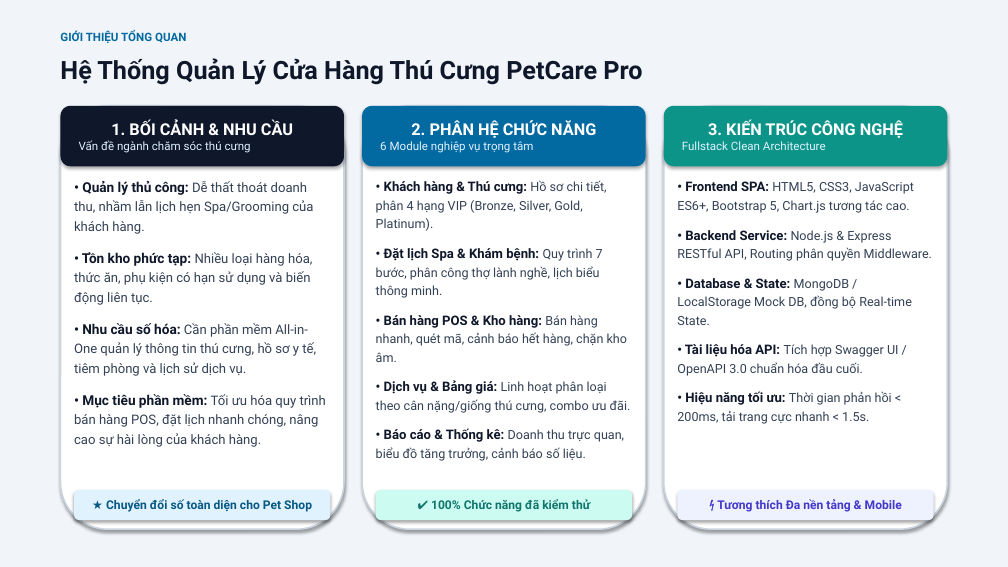
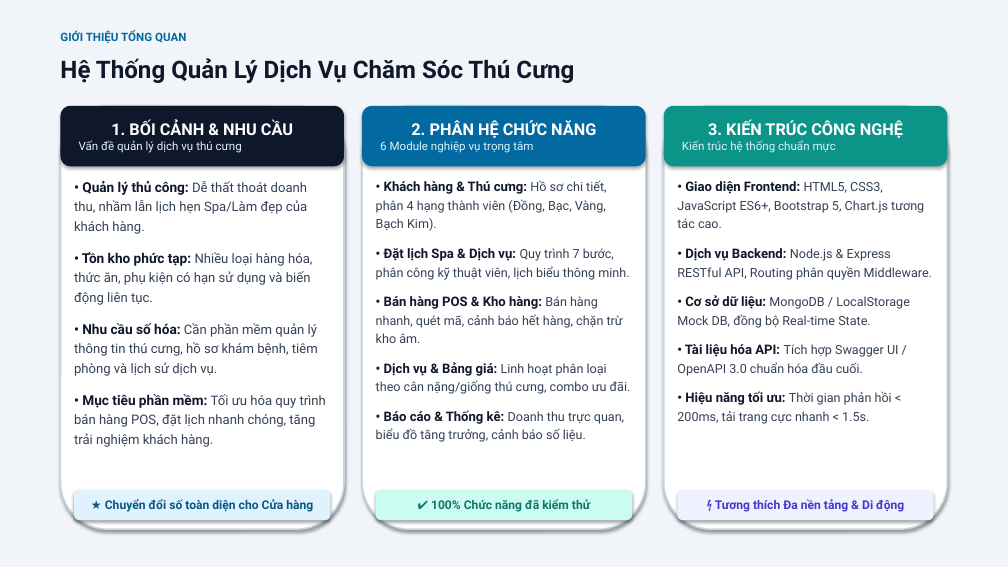
Before and after one commit to xuanmanh398/KiemThuPhanMem, a slide deck: slide 2 of BaoCao/Slide_BaoCao_DeTai4_Nhom9.pptx. Drawn at 1008x567 pixels with LibreOffice and Linux fonts; fonts in the diff are those of the drawing. Boxes give left, top, right and bottom in pixels: in the first picture for what was removed or moved away, otherwise in the second. Text is boxed around its words. In the diff, an @@ line names an element or a change of style, - is before the commit and + after.

```diff
--- a/BaoCao/Slide_BaoCao_DeTai4_Nhom9.pptx
+++ b/BaoCao/Slide_BaoCao_DeTai4_Nhom9.pptx
@@ text at <box>60,58,574,83</box>: text changed; size 24 to 23 pt @@
-Hệ Thống Quản Lý Cửa Hàng Thú Cưng PetCare Pro
+Hệ Thống Quản Lý Dịch Vụ Chăm Sóc Thú Cưng
@@ text in rounded rectangle at <box>79,140,242,153</box>: text changed @@
-Vấn đề ngành chăm sóc thú cưng
+Vấn đề quản lý dịch vụ thú cưng
@@ text in rounded rectangle at <box>682,140,836,153</box>: text changed @@
-Fullstack Clean Architecture
+Kiến trúc hệ thống chuẩn mực
@@ text at <box>74,181,307,234</box>: text changed @@
-• Quản lý thủ công: Dễ thất thoát doanh thu, nhầm lẫn lịch hẹn Spa/Grooming của khách hàng.
+• Quản lý thủ công: Dễ thất thoát doanh thu, nhầm lẫn lịch hẹn Spa/Làm đẹp của khách hàng.
@@ text at <box>376,180,629,343</box>: text changed @@
-• Khách hàng & Thú cưng: Hồ sơ chi tiết, phân 4 hạng VIP (Bronze, Silver, Gold, Platinum).
-• Đặt lịch Spa & Khám bệnh: Quy trình 7 bước, phân công thợ lành nghề, lịch biểu thông minh.
-• Bán hàng POS & Kho hàng: Bán hàng nhanh, quét mã, cảnh báo hết hàng, chặn kho âm.
+• Khách hàng & Thú cưng: Hồ sơ chi tiết, phân 4 hạng thành viên (Đồng, Bạc, Vàng, Bạch Kim).
+• Đặt lịch Spa & Dịch vụ: Quy trình 7 bước, phân công kỹ thuật viên, lịch biểu thông minh.
+• Bán hàng POS & Kho hàng: Bán hàng nhanh, quét mã, cảnh báo hết hàng, chặn trừ kho âm.
@@ text at <box>677,181,932,328</box>: text changed @@
-• Frontend SPA: HTML5, CSS3, JavaScript ES6+, Bootstrap 5, Chart.js tương tác cao.
-• Backend Service: Node.js & Express RESTful API, Routing phân quyền Middleware.
-• Database & State: MongoDB / LocalStorage Mock DB, đồng bộ Real-time State.
+• Giao diện Frontend: HTML5, CSS3, JavaScript ES6+, Bootstrap 5, Chart.js tương tác cao.
+• Dịch vụ Backend: Node.js & Express RESTful API, Routing phân quyền Middleware.
+• Cơ sở dữ liệu: MongoDB / LocalStorage Mock DB, đồng bộ Real-time State.
@@ text at <box>74,323,326,447</box>: text changed @@
-• Nhu cầu số hóa: Cần phần mềm All-in-One quản lý thông tin thú cưng, hồ sơ y tế, tiêm phòng và lịch sử dịch vụ.
-• Mục tiêu phần mềm: Tối ưu hóa quy trình bán hàng POS, đặt lịch nhanh chóng, nâng cao sự hài lòng của khách hàng.
+• Nhu cầu số hóa: Cần phần mềm quản lý thông tin thú cưng, hồ sơ khám bệnh, tiêm phòng và lịch sử dịch vụ.
+• Mục tiêu phần mềm: Tối ưu hóa quy trình bán hàng POS, đặt lịch nhanh chóng, tăng trải nghiệm khách hàng.
@@ text in rounded rectangle at <box>105,499,313,512</box>: text changed @@
-★ Chuyển đổi số toàn diện cho Pet Shop
+★ Chuyển đổi số toàn diện cho Cửa hàng
@@ text in rounded rectangle at <box>715,499,904,512</box>: text changed @@
-⚡ Tương thích Đa nền tảng & Mobile
+⚡ Tương thích Đa nền tảng & Di động
```
Also in this commit, not shown: 11 other slides changed.
